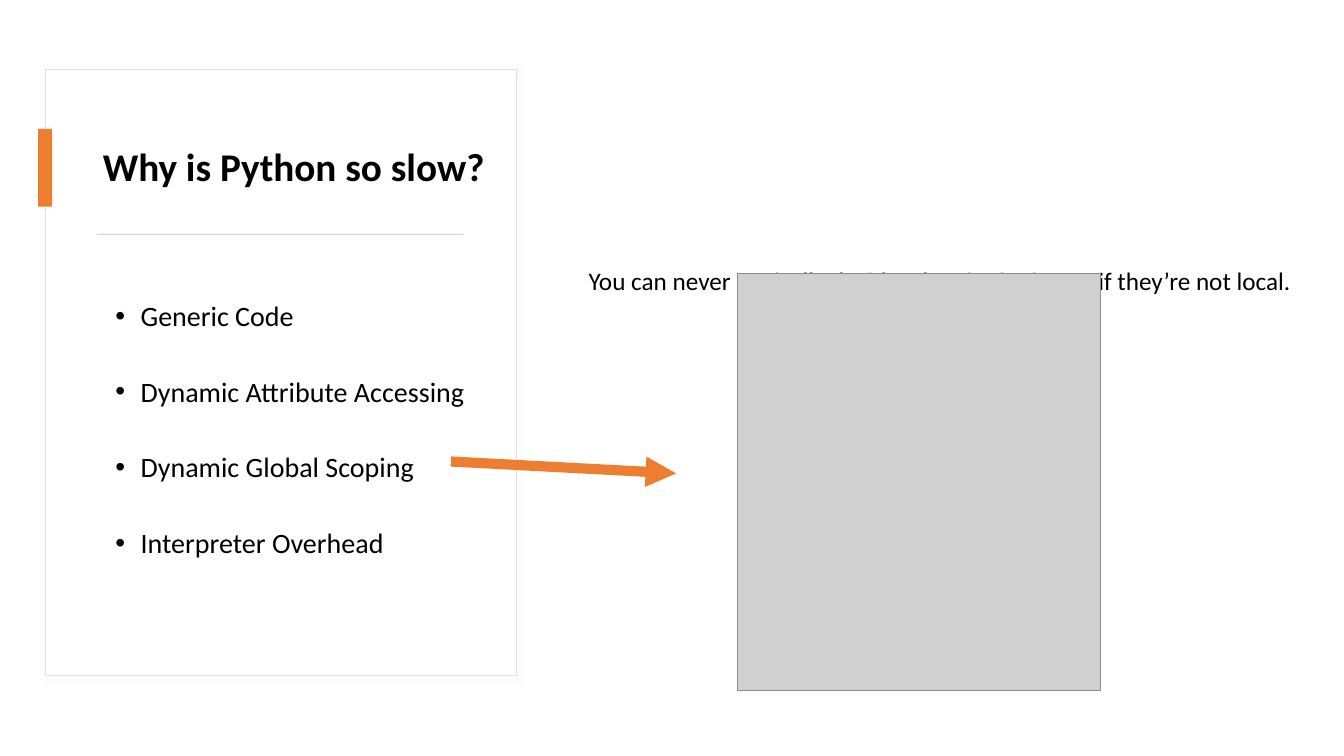
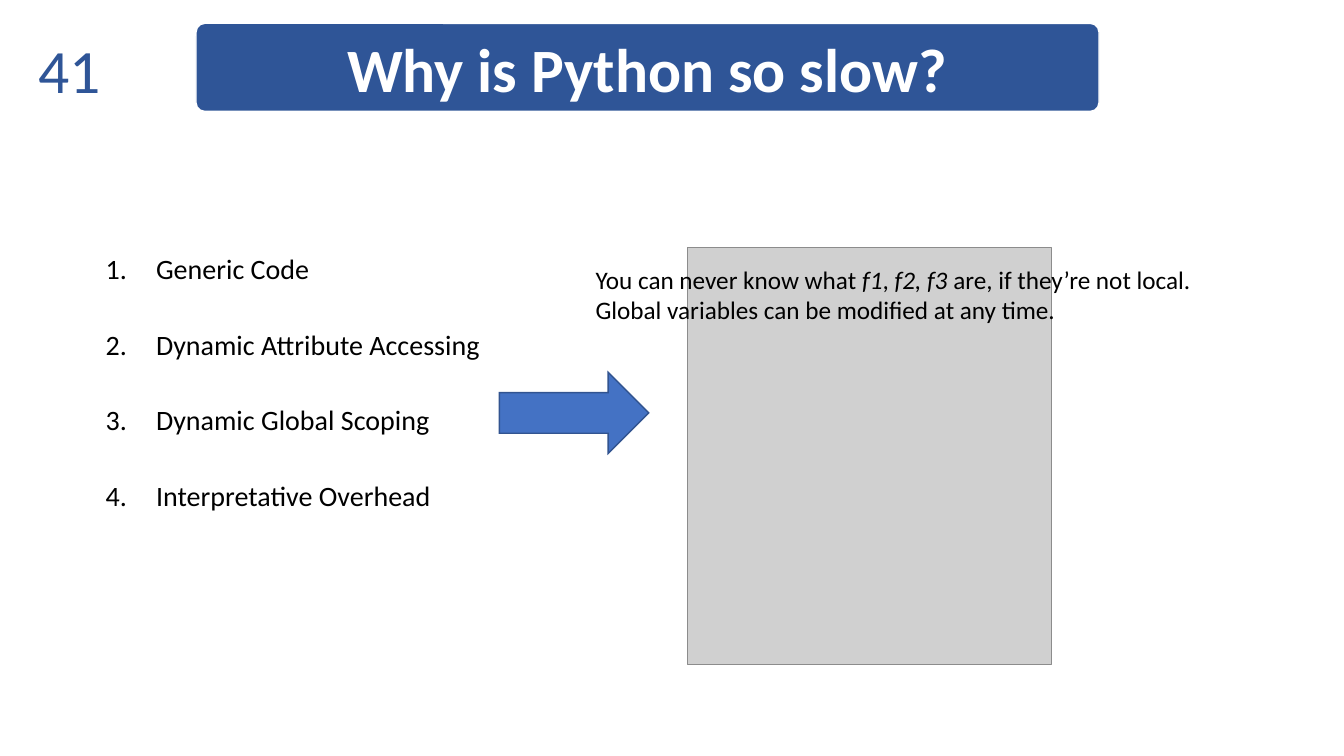
Before and after one commit to thautwarm/diojit, a slide deck: slide 41 of docs/Taine.pptx (slide 35 before the commit). Drawn at 1344x756 pixels with LibreOffice and Linux fonts; fonts in the diff are those of the drawing; grey boxes stand for pictures. Boxes give left, top, right and bottom in pixels: in the first picture for what was removed or moved away, otherwise in the second. Text is boxed around its words. In the diff, an @@ line names an element or a change of style, - is before the commit and + after.

```diff
--- a/docs/Taine.pptx
+++ b/docs/Taine.pptx
@@ rounded rectangle "Why is Python so slow?" resized from (x1=103, y1=153, x2=485, y2=187) to (x1=196, y1=23, x2=1099, y2=111) @@
@@ rounded rectangle "Why is Python so slow?" at (x1=196, y1=23, x2=1099, y2=111): size 28 to 44 pt, text colour #000000 to #FFFFFF; alignment left to centre; line spacing 0.9 to 1; vertical alignment middle to top; fill none to #2F5597; outline none to #FFFFFF 1 pt @@
@@ page number added at (x1=38, y1=53, x2=100, y2=93), 44 pt, text #2F5597 @@
+41
@@ rectangle removed at (x1=45, y1=70, x2=517, y2=676) @@
@@ rectangle removed at (x1=38, y1=129, x2=52, y2=207) @@
@@ text "Generic Code" moved from (x1=141, y1=306, x2=464, y2=558) to (x1=156, y1=259, x2=479, y2=511) @@
@@ rectangle removed at (x1=97, y1=234, x2=464, y2=235) @@
@@ text at (x1=156, y1=259, x2=479, y2=435): bullet • to 1. @@
@@ text at (x1=596, y1=268, x2=1191, y2=326): text changed @@
-You can never statically decide what f1, f2, f3 are, if they’re not local.
+You can never know what f1, f2, f3 are, if they’re not local.
+Global variables can be modified at any time.
@@ picture moved from (x1=737, y1=273, x2=1101, y2=691) to (x1=688, y1=248, x2=1052, y2=665) @@
@@ right arrow added at (x1=499, y1=372, x2=648, y2=454), fill #4472C4, outline #325491 1 pt @@
@@ arrow removed from (451, 462) to (677, 474) @@
@@ text at (x1=156, y1=486, x2=430, y2=511): text changed @@
-• Interpreter Overhead
+4. Interpretative Overhead
```
Also in this commit, not shown: 40 other slides changed, 20 slides added, 15 slides removed, 4 other files.
